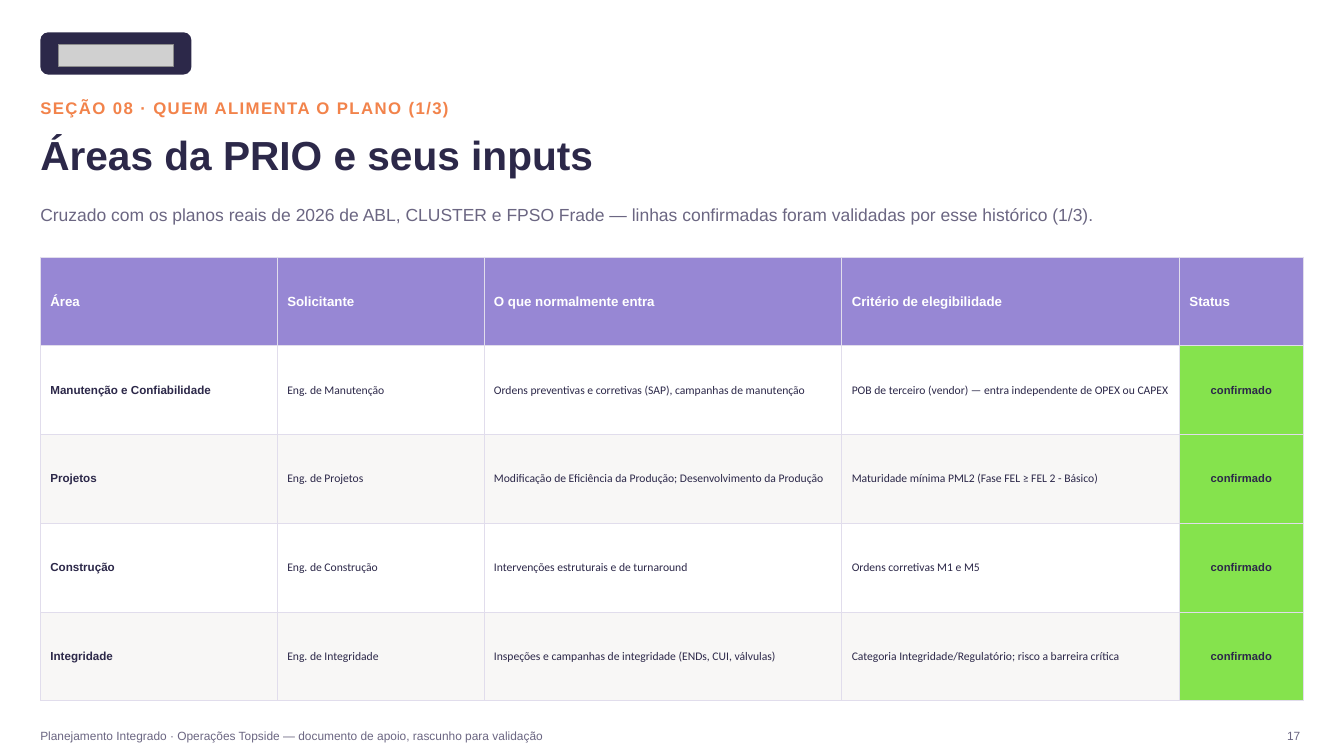
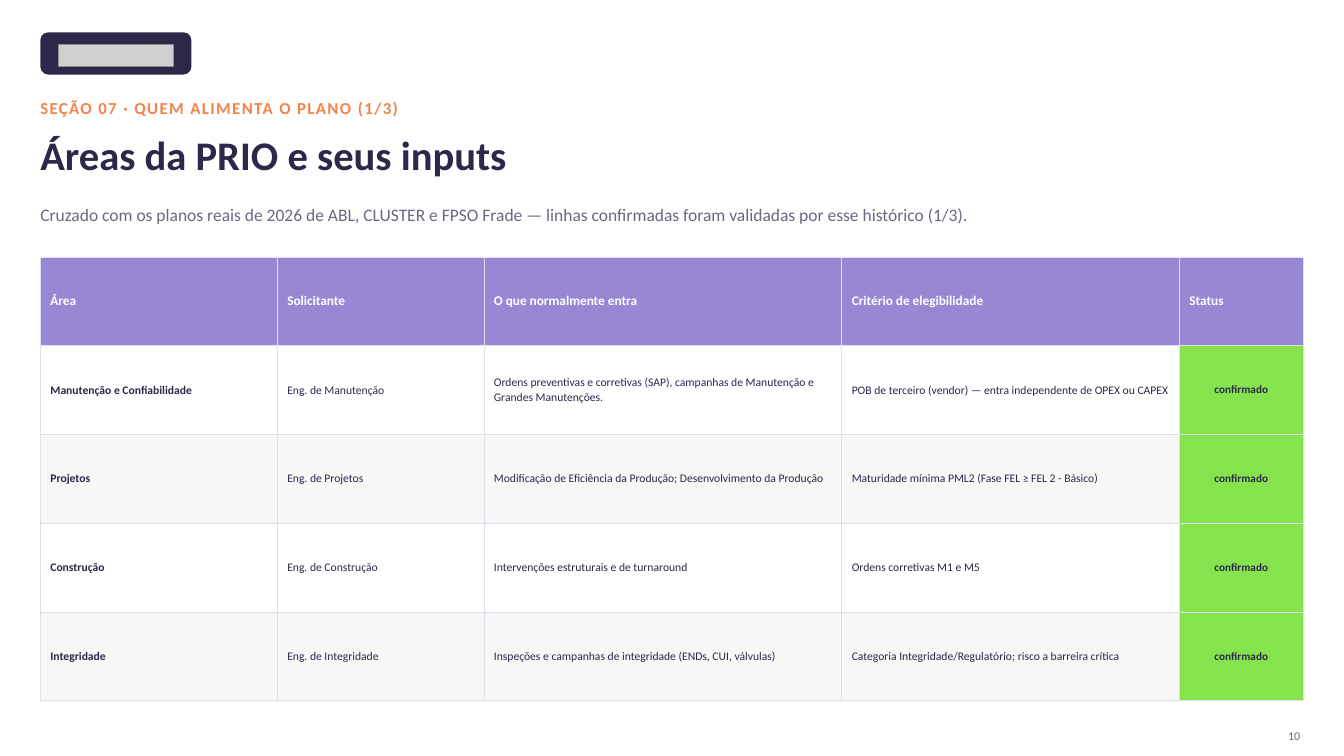
Before and after one commit to LucasRibaas/Planejamento, a slide deck: slide 11 of Planejamento_Integrado_Operacoes_Topside.pptx (slide 18 before the commit). Drawn at 1344x756 pixels with LibreOffice and Linux fonts; fonts in the diff are those of the drawing; grey boxes stand for pictures. Boxes give left, top, right and bottom in pixels: in the first picture for what was removed or moved away, otherwise in the second. Text is boxed around its words. In the diff, an @@ line names an element or a change of style, - is before the commit and + after.

```diff
--- a/Planejamento_Integrado_Operacoes_Topside.pptx
+++ b/Planejamento_Integrado_Operacoes_Topside.pptx
@@ text at box(40, 101, 398, 117): text changed; font Arial to Calibri @@
-SEÇÃO 08 · QUEM ALIMENTA O PLANO (1/3)
+SEÇÃO 07 · QUEM ALIMENTA O PLANO (1/3)
@@ text "Áreas da PRIO e seus ..." at box(40, 137, 507, 177): font Arial to Calibri @@
@@ text "Cruzado com os planos reais ..." at box(40, 208, 967, 224): font Arial to Calibri @@
@@ table at box(40, 257, 1304, 701) @@
-row 2, column 3: Ordens preventivas e corretivas (SAP), campanhas de manutenção
+row 2, column 3: Ordens preventivas e corretivas (SAP), campanhas de Manutenção e Grandes Manutenções.
@@ font Arial to Calibri in "Área", "Solicitante", "O que normalmente entra", "Critério de elegibilidade" and 9 more places @@
@@ text removed at box(40, 731, 542, 743) @@
-Planejamento Integrado · Operações Topside — documento de apoio, rascunho para validação
@@ text at box(1288, 732, 1300, 740): text changed; font Arial to Calibri @@
-17
+10
```
Also in this commit, not shown: 17 other slides changed, 5 slides added, 8 slides removed, 1 other file.
